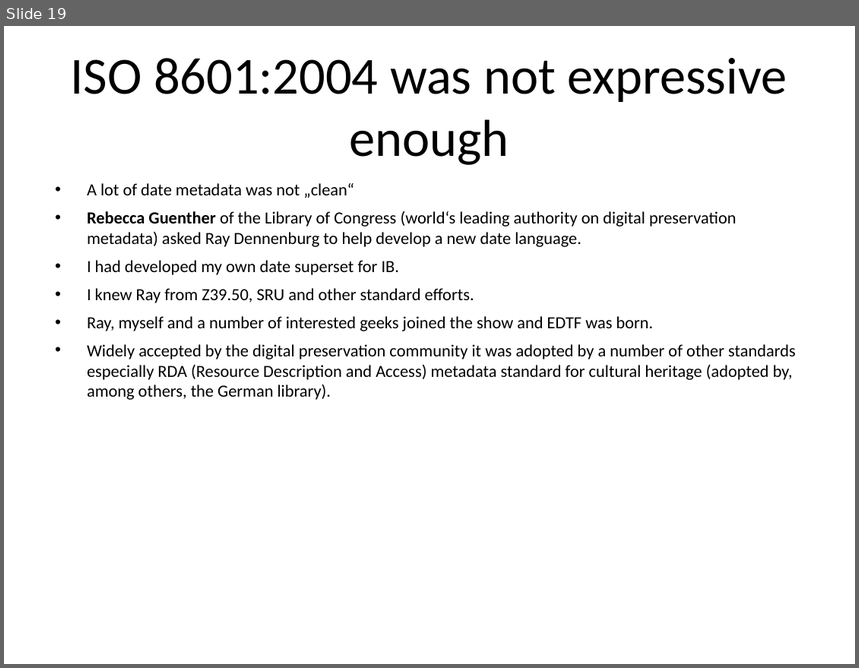
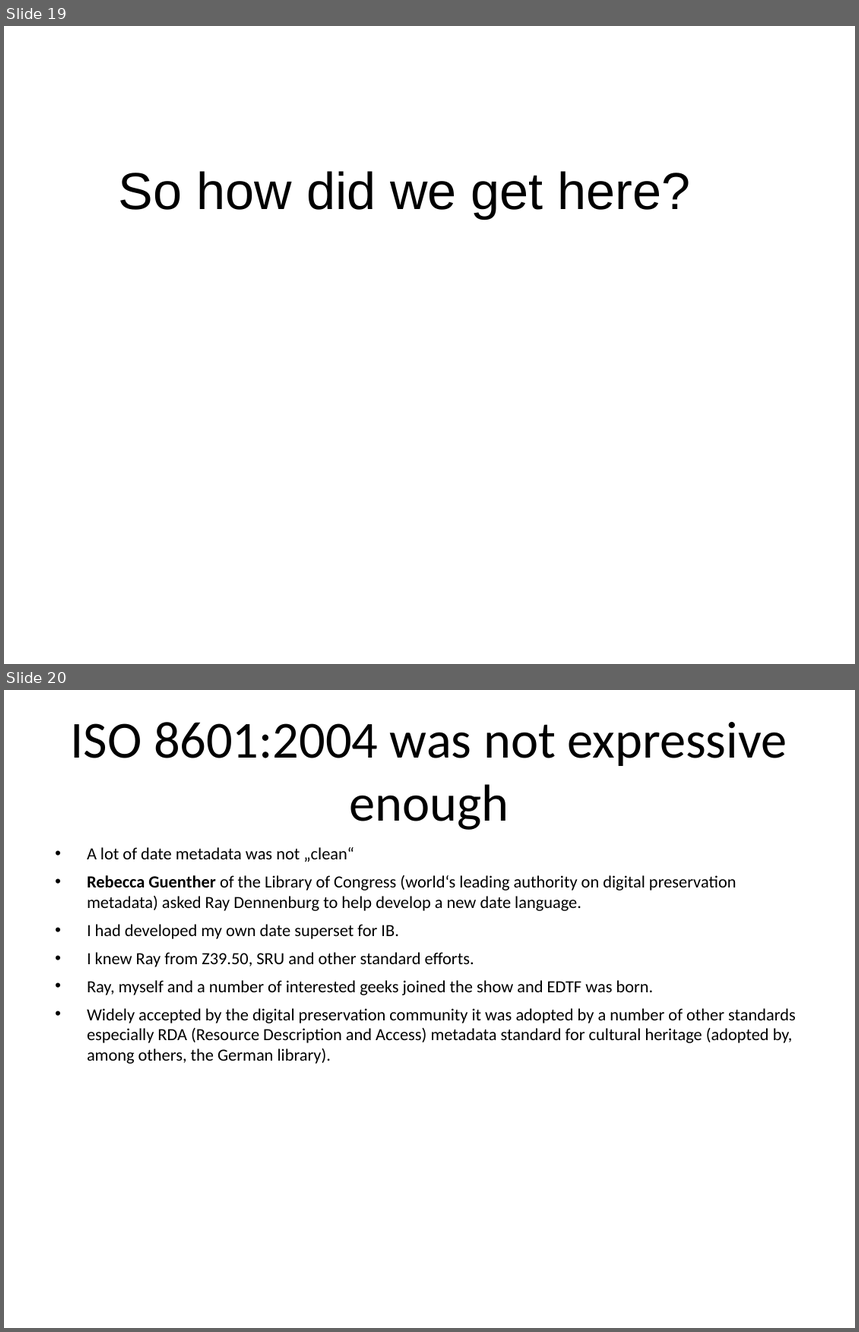
Before and after one commit to re-Isearch/date, a slide deck: Slides/ISO8601-Presentation.pptx. Shown one above the other, each under a label of ours: slide 19 before the commit, slides 19 and 20 after it. The pictures are 859x668 and 859x1332 pixels, drawn with LibreOffice and Linux fonts; fonts in the diff are those of the drawing. Boxes give left, top, right and bottom in pixels: in the first picture for what was removed or moved away, otherwise in the second. Text is boxed around its words. In the diff, an @@ line names an element or a change of style, - is before the commit and + after.

```diff
--- a/Slides/ISO8601-Presentation.pptx
+++ b/Slides/ISO8601-Presentation.pptx
@@ slide 19 added at <box>4,26,855,664</box>, background #FFFFFF @@
@@ text added at <box>119,171,691,219</box>, 44 pt, text #000000 @@
+So how did we get here?
@@ what was slide 19 is now slide 20 @@
```
Also in this commit, not shown: 6 slides changed, 2 other slides added, 1 other file.
